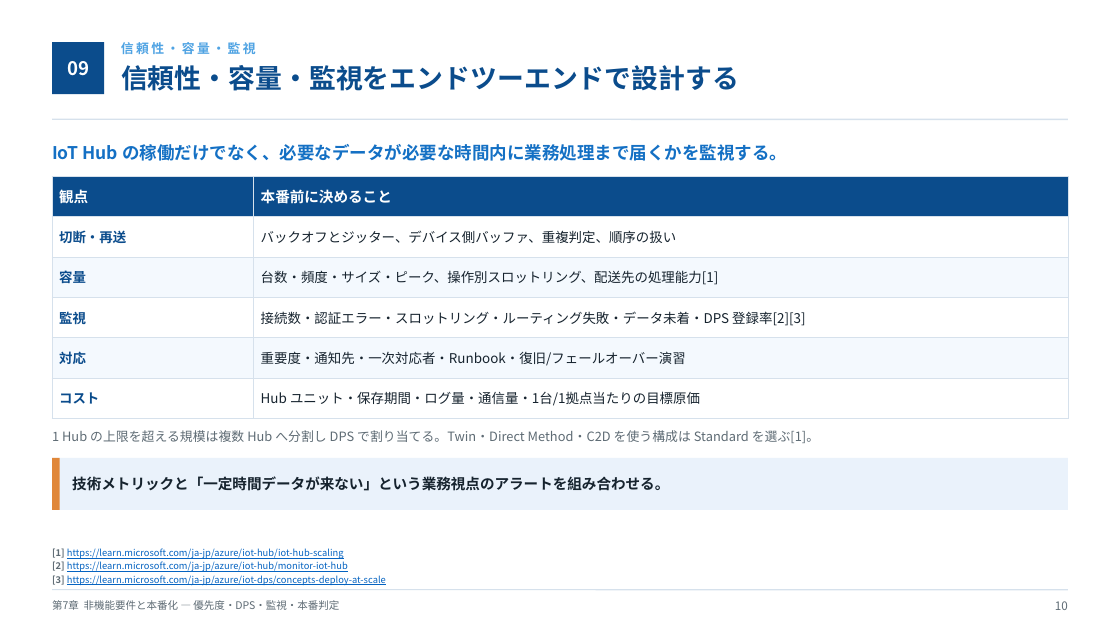
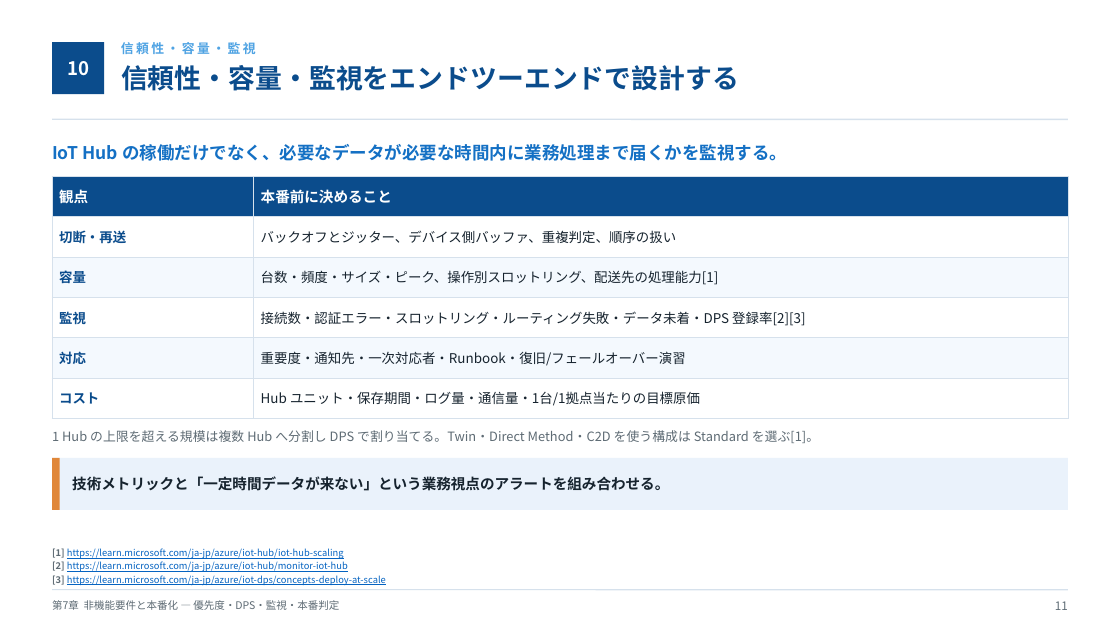
Before and after one commit to zukakosan/demo-azure-iot, a slide deck: slide 11 of docs/sections/07-non-functional-requirements/v1/v1-07-non-functional-requirements.pptx (slide 10 before the commit). Drawn at 1120x630 pixels with LibreOffice and Linux fonts; fonts in the diff are those of the drawing. Boxes give left, top, right and bottom in pixels: in the first picture for what was removed or moved away, otherwise in the second. Text is boxed around its words. In the diff, an @@ line names an element or a change of style, - is before the commit and + after.

```diff
--- a/docs/sections/07-non-functional-requirements/v1/v1-07-non-functional-requirements.pptx
+++ b/docs/sections/07-non-functional-requirements/v1/v1-07-non-functional-requirements.pptx
@@ text at (67, 61, 89, 76): text changed @@
-09
+10
@@ text at (1055, 601, 1068, 610): text changed @@
-10
+11
```
Also in this commit, not shown: 7 other slides changed, 2 slides added, 1 slide removed, 4 other files.
